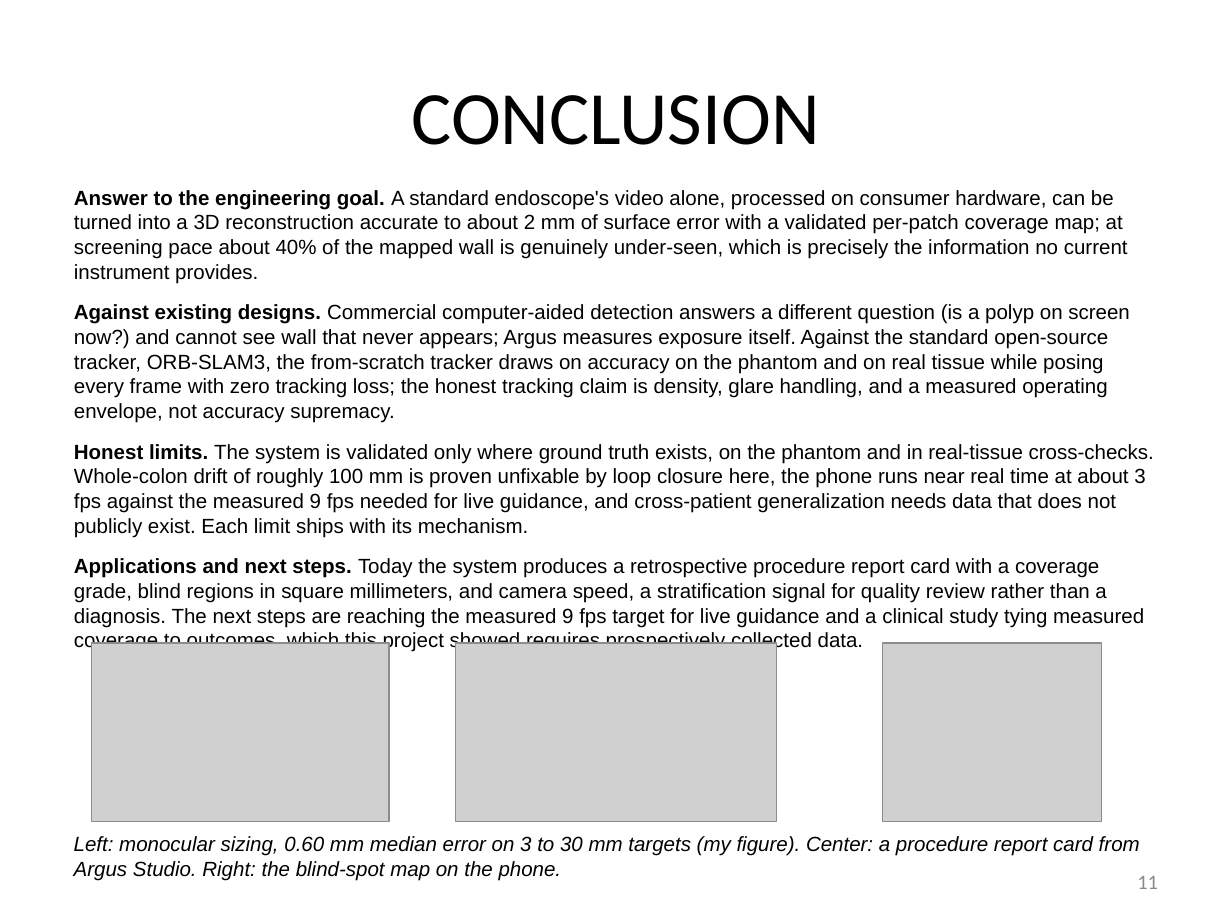
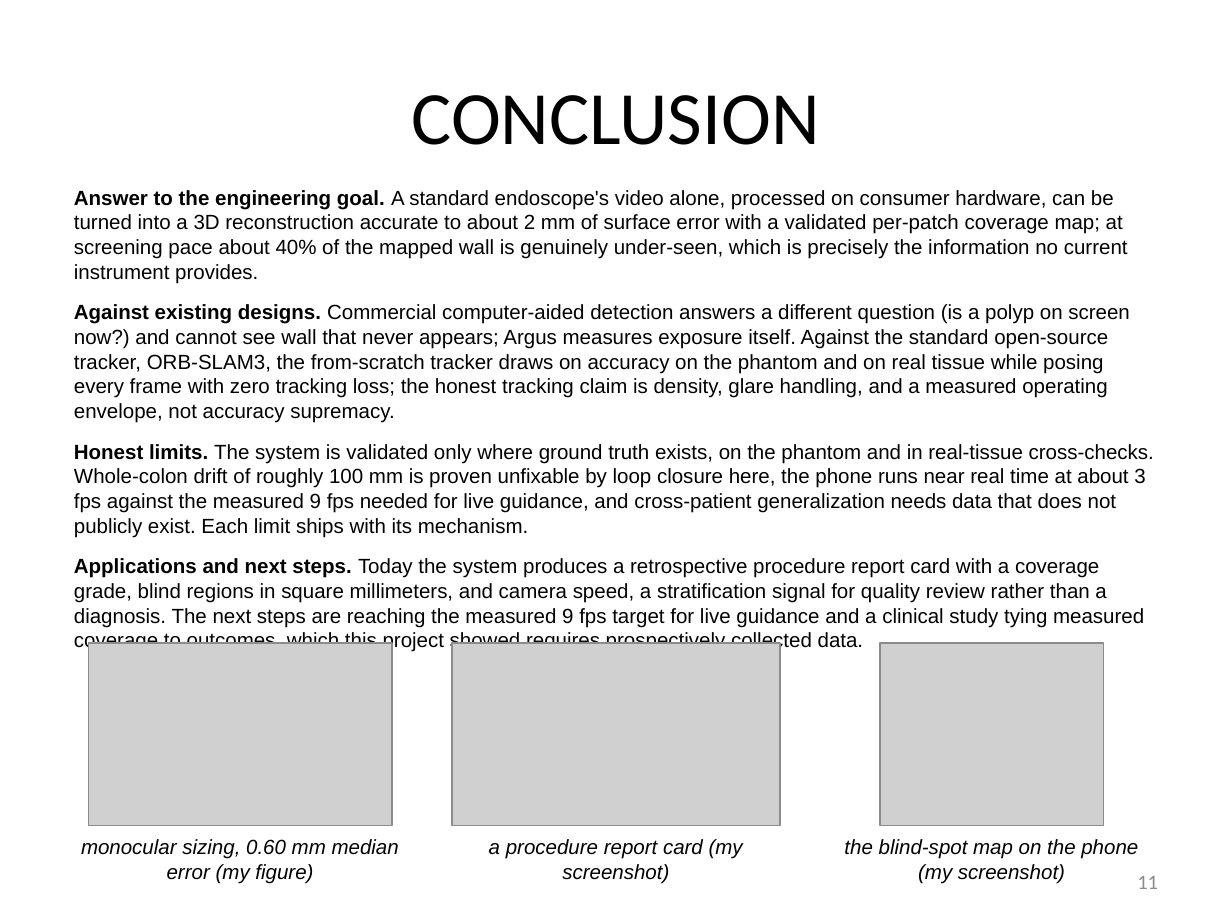
Before and after one commit to bluMoonx/EndoscopicMonocularSLAM, a slide deck: slide 11 of presentation/Argus_GSDSEF_2027_Digital_Presentation.pptx. Drawn at 1232x924 pixels with LibreOffice and Linux fonts; fonts in the diff are those of the drawing; grey boxes stand for pictures. Boxes give left, top, right and bottom in pixels: in the first picture for what was removed or moved away, otherwise in the second. Text is boxed around its words. In the diff, an @@ line names an element or a change of style, - is before the commit and + after.

Commit message:
Deck captions: one short caption under each image, no combined Left/Center/Right lines
Each figure now carries its own centered caption directly beneath it,
at the template minimum of Arial 12, and the figures grew into the
space the shared caption rows used to occupy. All twelve slides
re-rendered and checked; template validation passes.

```diff
--- a/presentation/Argus_GSDSEF_2027_Digital_Presentation.pptx
+++ b/presentation/Argus_GSDSEF_2027_Digital_Presentation.pptx
@@ picture: place and size @@
-picture at (91,643,389,822)
+picture at (89,643,393,825)
@@ picture: place and size @@
-picture at (456,643,777,822)
+picture at (452,643,780,825)
@@ text added at (81,839,399,884), 12 pt, text #000000, italic @@
+monocular sizing, 0.60 mm median error (my figure)
@@ text at (489,839,743,884): text changed @@
-Left: monocular sizing, 0.60 mm median error on 3 to 30 mm targets (my figure). Center: a procedure report card from Argus Studio. Right: the blind-spot map on the phone.
+a procedure report card (my screenshot)
@@ text added at (844,839,1138,884), 12 pt, text #000000, italic @@
+the blind-spot map on the phone (my screenshot)
```
Also in this commit, not shown: 8 other slides changed, 1 other file.
